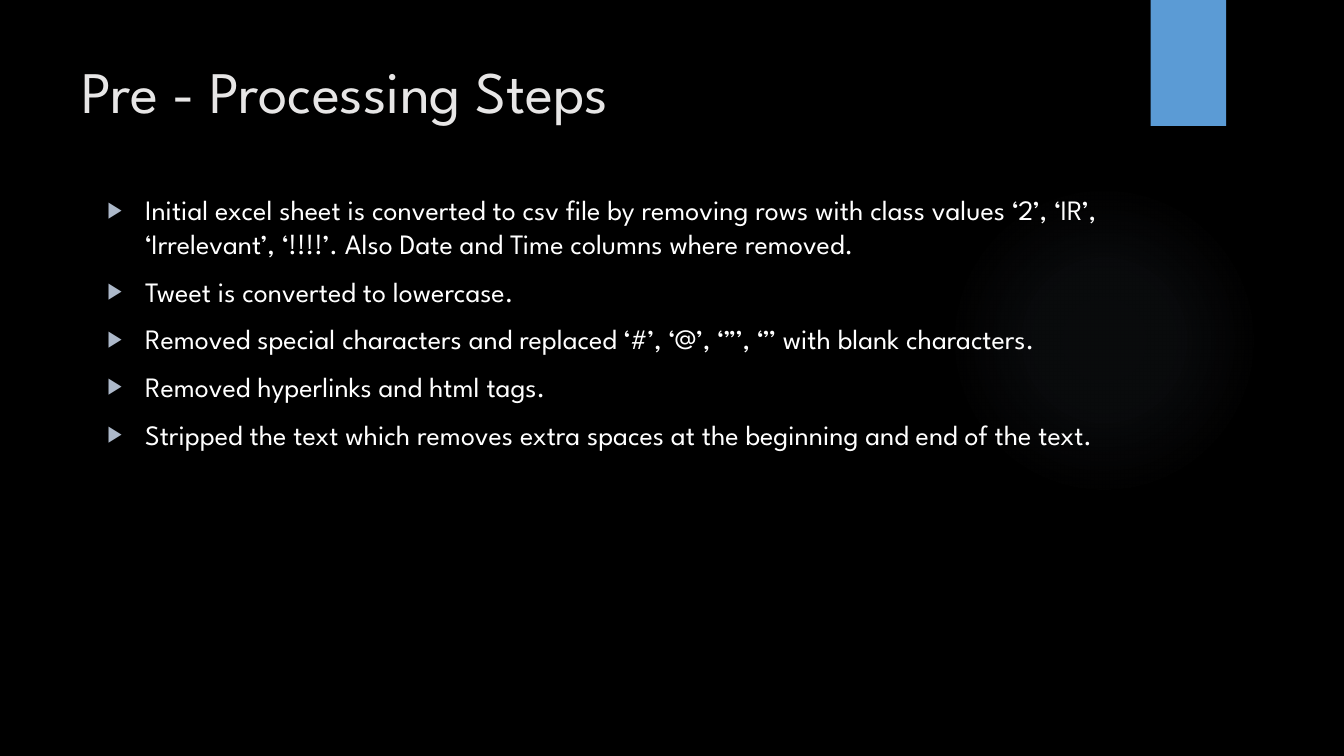
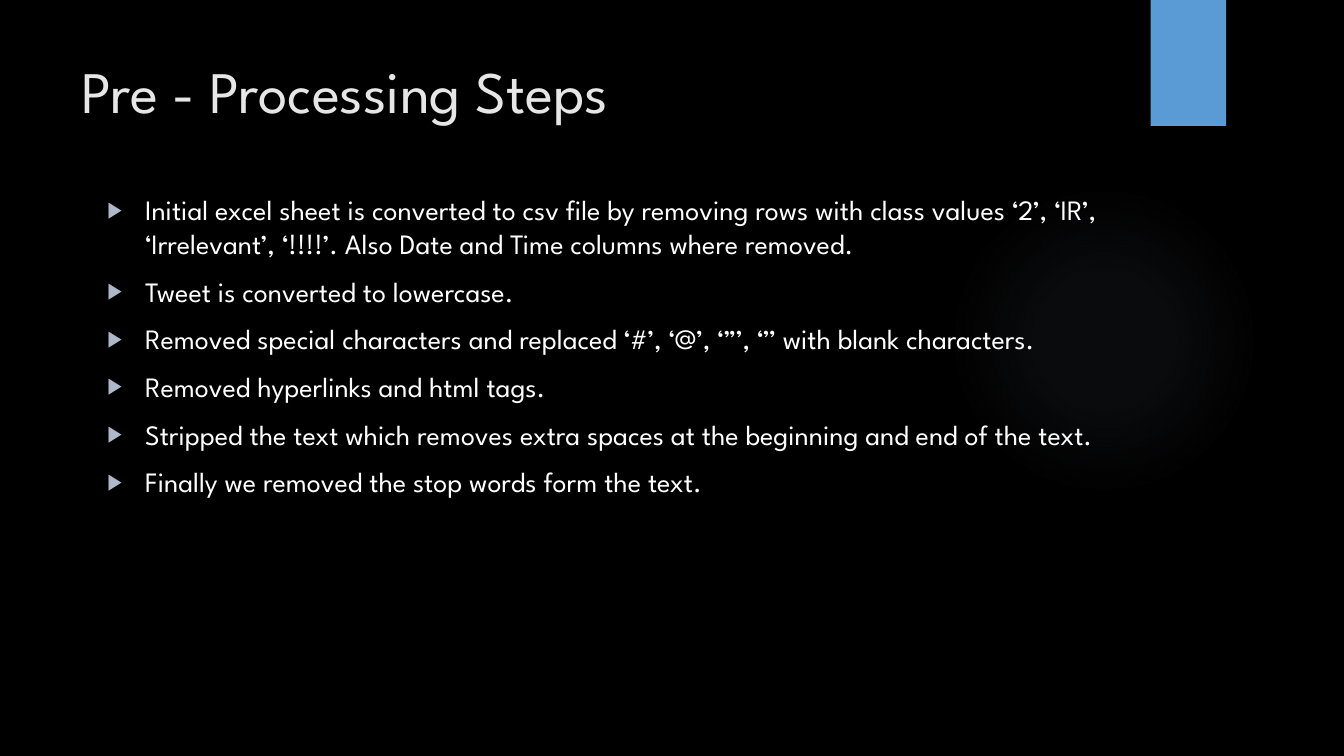
Before and after one commit to mkvalluri/cs583-project-2, a slide deck: slide 2 of docs/Presentation.pptx. Drawn at 1344x756 pixels with LibreOffice and Linux fonts; fonts in the diff are those of the drawing; background and template pictures are left out. Boxes give left, top, right and bottom in pixels: in the first picture for what was removed or moved away, otherwise in the second. Text is boxed around its words. In the diff, an @@ line names an element or a change of style, - is before the commit and + after.

Commit message:
Changes ppt and excel

```diff
--- a/docs/Presentation.pptx
+++ b/docs/Presentation.pptx
@@ text at [145,472,702,498]: paragraph added @@
+▶ Finally we removed the stop words form the text.
```
Also in this commit, not shown: 1 other file.
